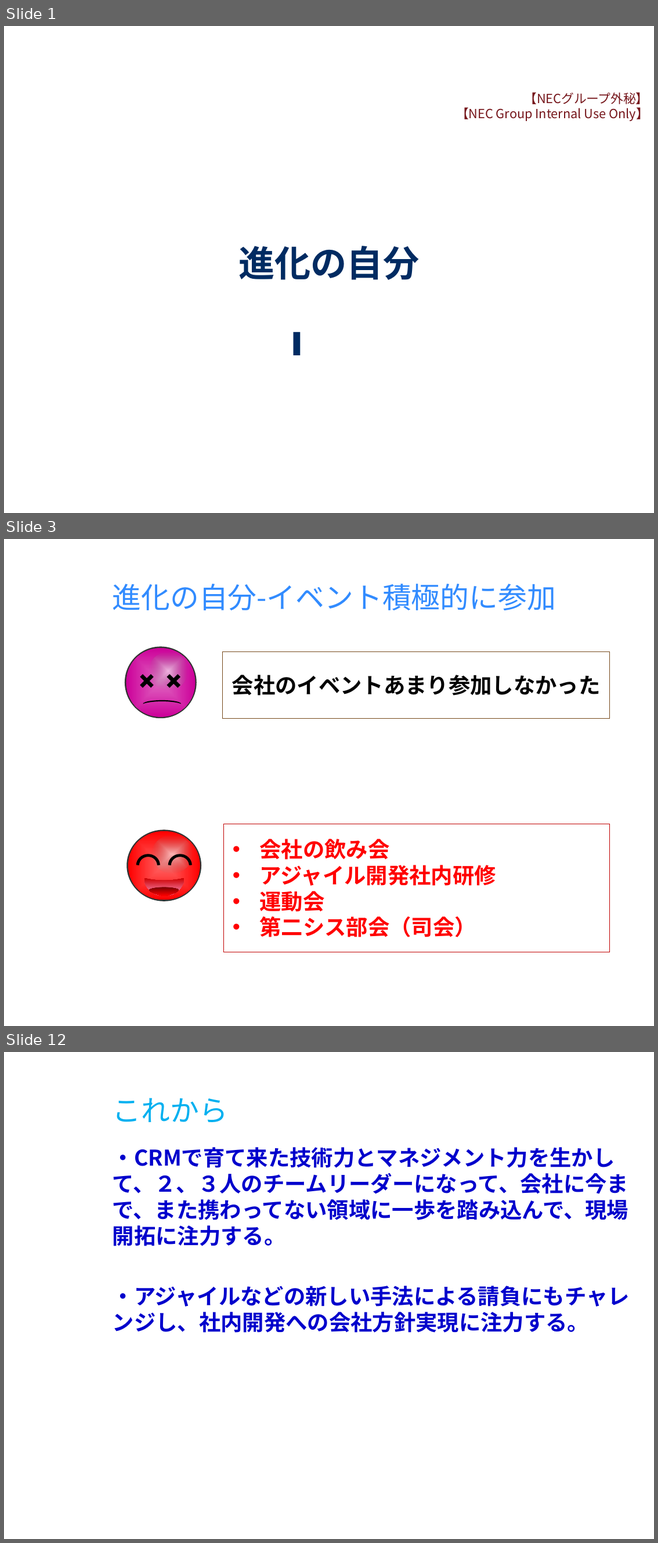
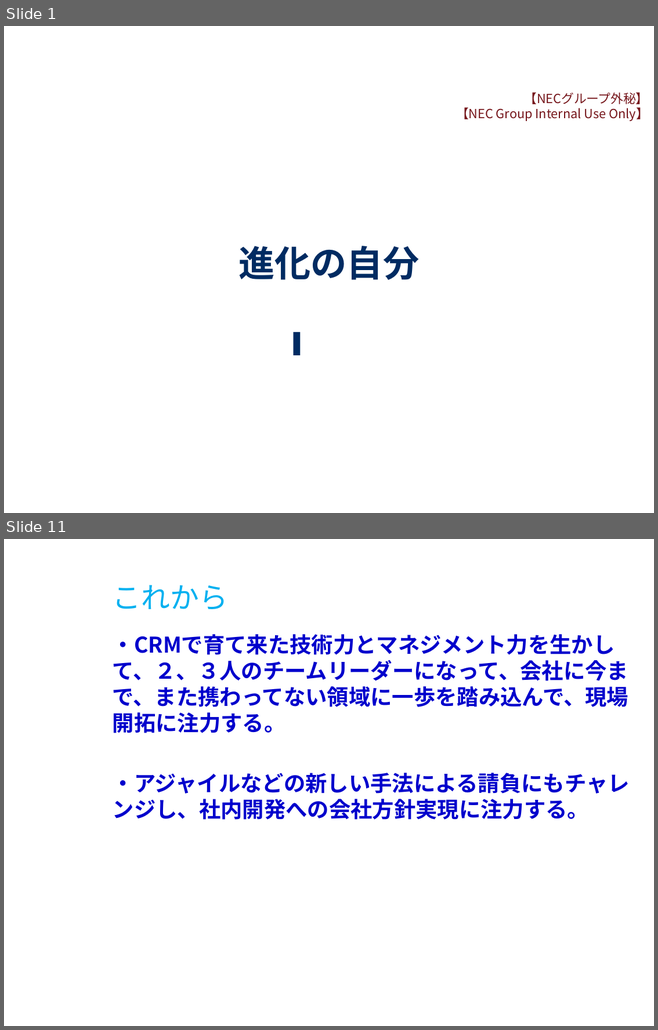
Before and after one commit to milo-bb/test, a slide deck: 昇格プレゼン(徐洋)_new.pptx. Shown one above the other, each under a label of ours: slides 1, 3 and 12 before the commit, slides 1 and 11 after it; the slides between them are not shown. The pictures are 658x1543 and 658x1030 pixels, drawn with LibreOffice and Linux fonts; fonts in the diff are those of the drawing; background and template pictures are left out. Boxes give left, top, right and bottom in pixels: in the first picture for what was removed or moved away, otherwise in the second. Text is boxed around its words. In the diff, an @@ line names an element or a change of style, - is before the commit and + after.

```diff
--- a/昇格プレゼン(徐洋)_new.pptx
+++ b/昇格プレゼン(徐洋)_new.pptx
@@ slide 3 removed at (4,539,654,1026), background picture (left out) @@
@@ title removed at (112,584,556,611) @@
-進化の自分-イベント積極的に参加
@@ rectangle removed at (222,652,610,718) @@
-会社のイベントあまり参加しなかった
@@ group removed at (125,646,197,718): 3 ellipses, 2 freeform shapes, 1 moon @@
@@ rectangle removed at (224,824,610,952) @@
-• 会社の飲み会
-• アジャイル開発社内研修
-• 運動会
-• 第二シス部会（司会）
@@ group removed at (127,830,201,902): 3 ellipses, 3 freeform shapes, 1 moon @@
@@ what was slide 12 is now slide 11 @@
```
Also in this commit, not shown: 5 slides changed, 4 slides added, 4 other slides removed, 1 other file.
